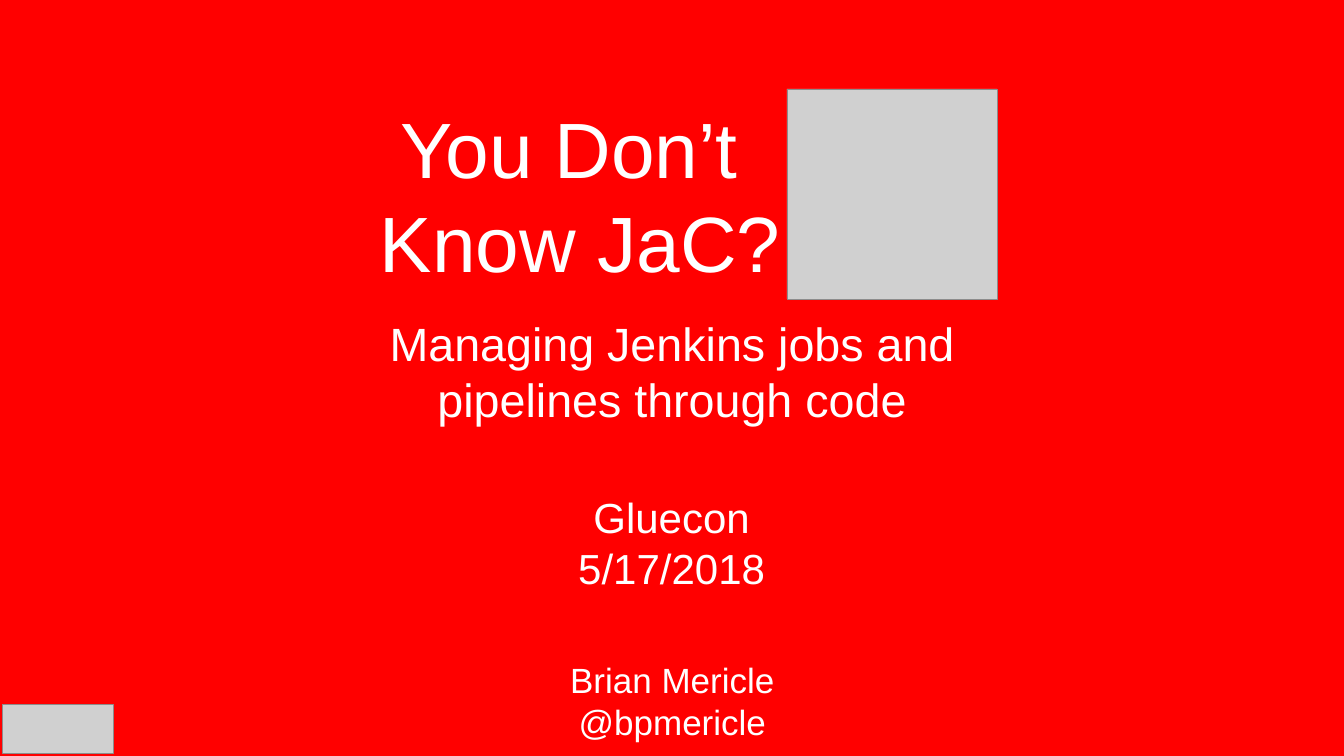
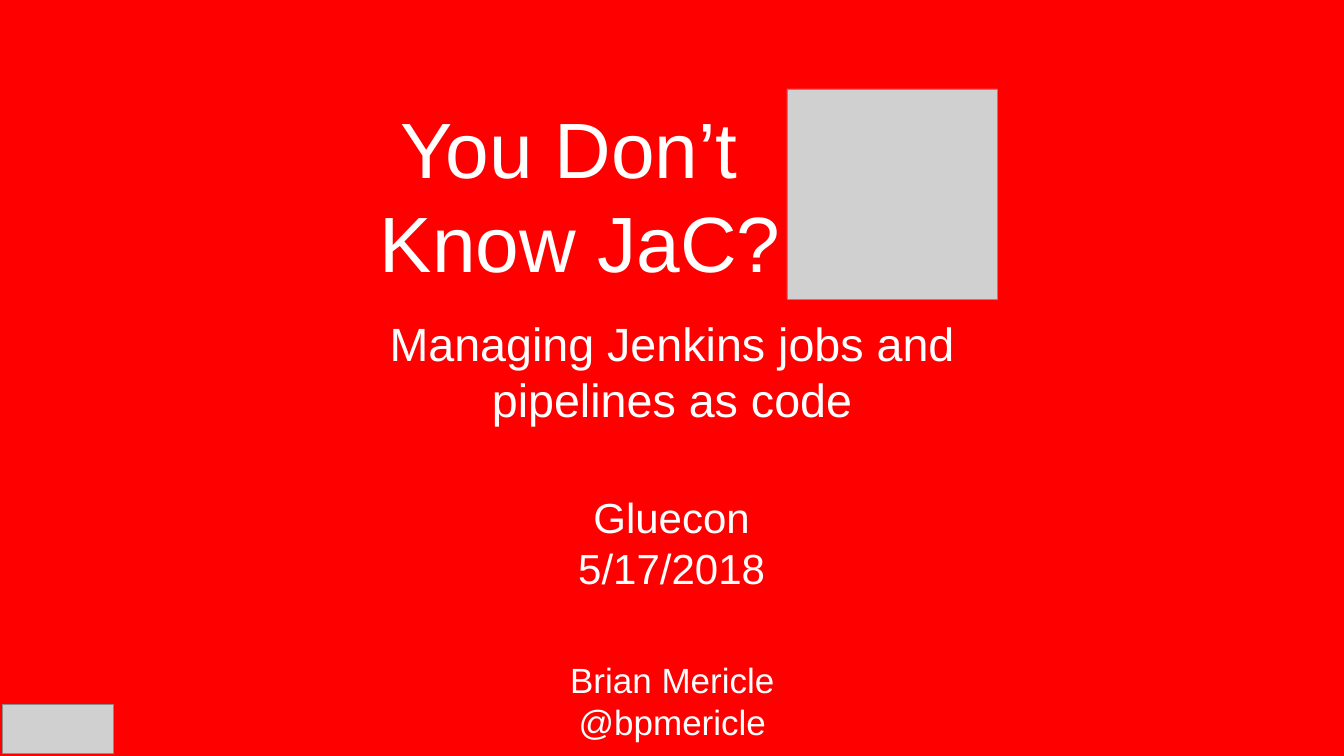
Before and after one commit to bpmericle/gluecon-2018-JaC, a slide deck: slide 1 of YouDontKnowJaC-Gluecon2018.pptx. Drawn at 1344x756 pixels with LibreOffice and Linux fonts; fonts in the diff are those of the drawing; grey boxes stand for pictures; background and template pictures are left out. Boxes give left, top, right and bottom in pixels: in the first picture for what was removed or moved away, otherwise in the second. Text is boxed around its words. In the diff, an @@ line names an element or a change of style, - is before the commit and + after.

```diff
--- a/YouDontKnowJaC-Gluecon2018.pptx
+++ b/YouDontKnowJaC-Gluecon2018.pptx
@@ subtitle at bbox=[492, 383, 852, 426]: text changed @@
-pipelines through code
+pipelines as code
```
Also in this commit, not shown: 3 other slides changed, 1 slide added, 1 slide removed, 5 other files.
